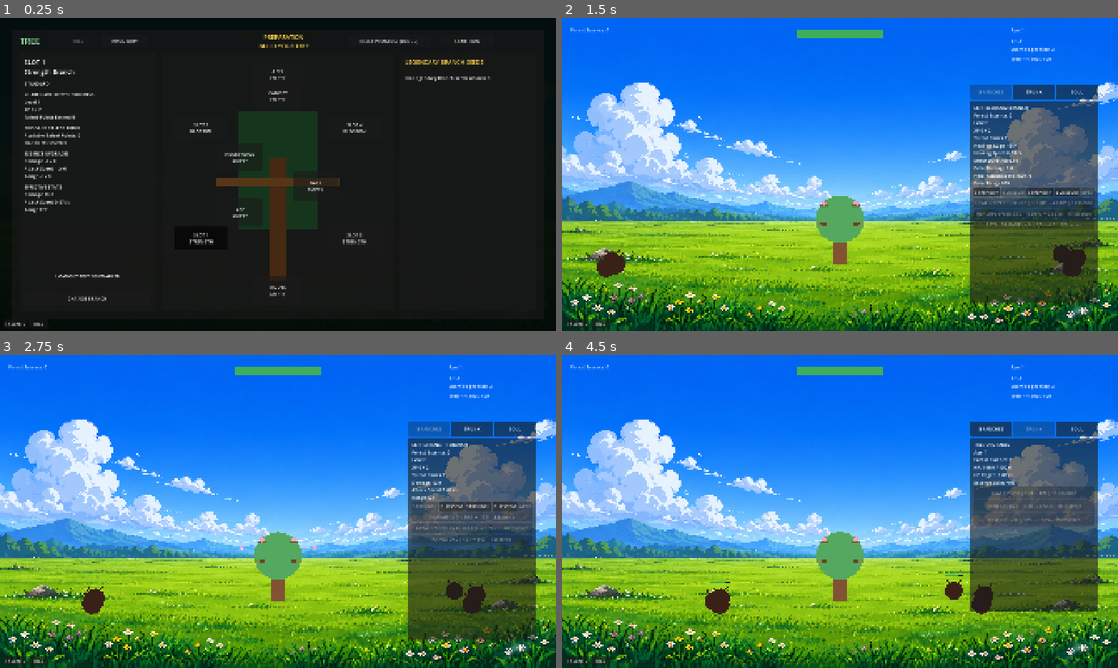
Above: before the commit, frames 1-4 (two rows, left to right).
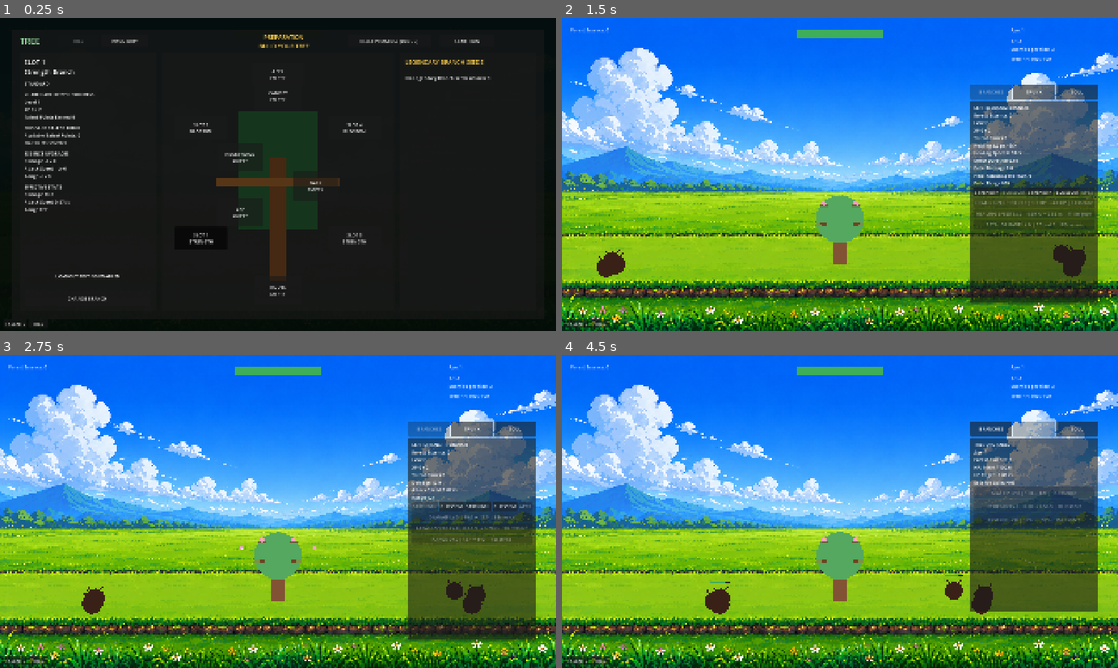
Above: after the commit, the same moments.

Repository: Triggggie/tree-guardian
Game: Godot game, scene res://scenes/main_world.tscn
Two runs of this game, one before a commit and one after it. Both use one fixed random seed, a clock stepped at 60 frames per second and the inputs below.
Inputs:
- Up to frame 1 (0.25 s): no input
- Up to frame 2 (1.5 s): click "START RUN" at 0.5 s; click "BLOSSOM" at 1.25 s
- Up to frame 3 (2.75 s): click "STRENGTH" at 2 s
- Up to frame 4 (4.5 s): click "STRENGTH" at 2.75 s; click "BLOSSOM" at 3.5 s; click "TRUNK" at 4.25 s

The runs differ from the first frame. In frame 2, 53% of the frame differs, in the area x 0-100%, y 9-100%; in frame 3, 53%; in frame 4, 54%.

Commit message:
Update Guardian Grove combat background

Diff:
--- a/scenes/main_world.tscn
+++ b/scenes/main_world.tscn
@@ -24,7 +24,7 @@
 [ext_resource type="Script" uid="uid://crsyw0dxswihm" path="res://scripts/waves/wave_director.gd" id="21_wave_director"]
 [ext_resource type="Script" path="res://scripts/branch_seed_drop_notification.gd" id="23_seed_notification"]
 [ext_resource type="Script" uid="uid://bqwkwr8mivp1p" path="res://scripts/equipment_drop_notification.gd" id="24_equipment_notification"]
-[ext_resource type="Texture2D" path="res://resources/backgrounds/stage_1/guardian_grove_bg_v1.png" id="25_guardian_grove_background"]
+[ext_resource type="Texture2D" path="res://resources/backgrounds/stage_1/guardian_grove_bg_v2.png" id="25_guardian_grove_background"]
 
 [sub_resource type="StyleBoxFlat" id="StyleBoxFlat_kdq54"]
 bg_color = Color(0.12156863, 0.16470589, 0.13333334, 1)
Binary file added: resources/backgrounds/stage_1/guardian_grove_bg_v2.png
Not shown, added: resources/backgrounds/stage_1/guardian_grove_bg_v2.png.import
